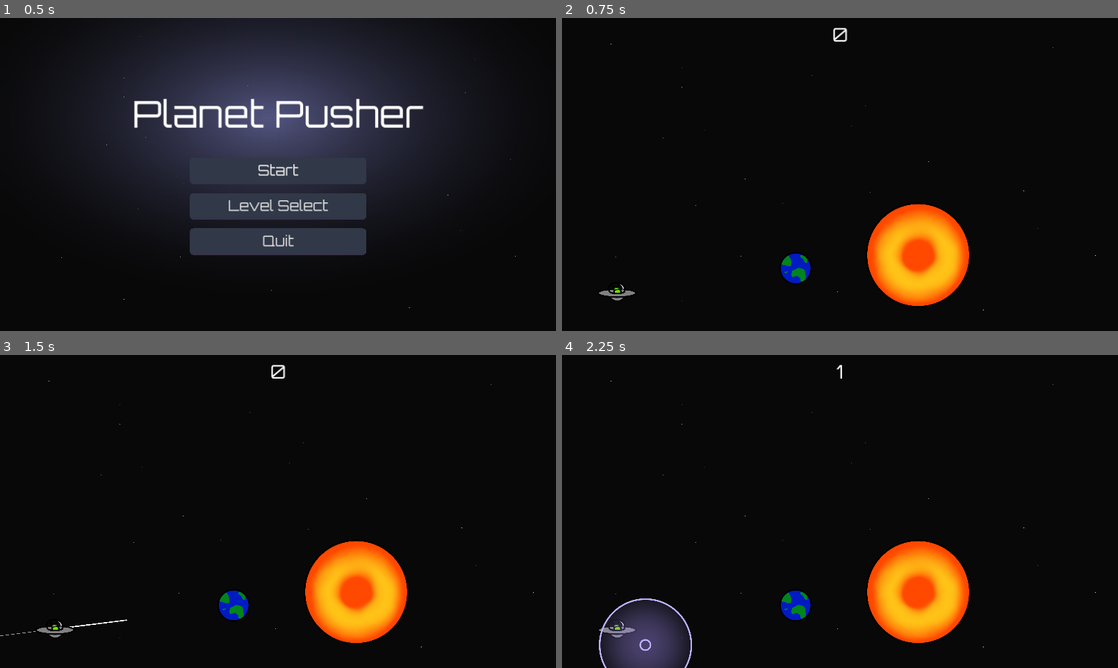
Above: before the commit, frames 1-4 (two rows, left to right).
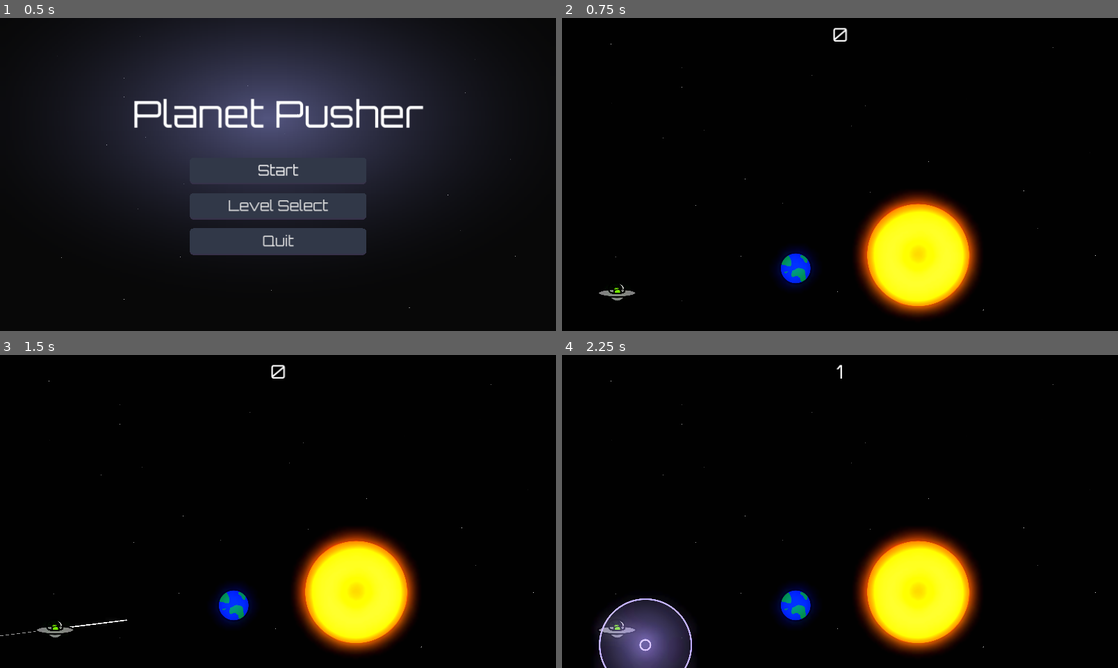
Above: after the commit, the same moments.

Repository: Afterglow375/godot_jam_03
Game: Godot game, scene res://scenes/ui/main_menu.tscn
Same seed, same stepped clock (60 frames per second), same inputs: the game is played once before the commit and once after it.
Inputs (mouse positions are in pixels of both pictures, inside the frame that each line leads up to):
- Up to frame 1 (0.5 s): no input
- Up to frame 2 (0.75 s): click "Start" at 0.5 s
- Up to frame 3 (1.5 s): tap Enter at 1.25 s; drag from (55, 630) to (355, 592) at 1.27 s
- Up to frame 4 (2.25 s): drag from (728, 527) to (617, 630) at 2.02 s

Frame 1 is identical in both runs. In frame 2, 7.6% of the frame differs, in the area x 38-76%, y 55-96%; in frame 3, 7.6%; in frame 4, 8.3%, in the area x 6-76%, y 55-98%.

Commit message:
add world environment with glow to each level

Diff:
--- a/scenes/levels/level_1.tscn
+++ b/scenes/levels/level_1.tscn
@@ -1,10 +1,11 @@
-[gd_scene load_steps=9 format=3 uid="uid://bv7v1282myvla"]
+[gd_scene load_steps=10 format=3 uid="uid://bv7v1282myvla"]
 
 [ext_resource type="Script" path="res://scripts/systems/level.gd" id="1_sxrjf"]
 [ext_resource type="PackedScene" uid="uid://ctfq16ucdtgys" path="res://scenes/entities/spaceship.tscn" id="2_rb7ic"]
 [ext_resource type="PackedScene" uid="uid://861gfsuj7lom" path="res://scenes/entities/earth.tscn" id="3_txab0"]
 [ext_resource type="PackedScene" uid="uid://bk1ng8ft4k13r" path="res://scenes/entities/sun.tscn" id="4_3tws1"]
 [ext_resource type="Texture2D" uid="uid://cydcmq3u4et4h" path="res://assets/sprites/background.png" id="5_xxeux"]
+[ext_resource type="PackedScene" uid="uid://cretaomdthfnc" path="res://scenes/levels/world_environment.tscn" id="6_aa1rh"]
 
 [sub_resource type="PhysicsMaterial" id="PhysicsMaterial_cpj0v"]
 friction = 0.0
@@ -97,3 +98,5 @@
 position = Vector2(1950, 1043)
 scale = Vector2(1.05741, 1.05741)
 texture = ExtResource("5_xxeux")
+
+[node name="WorldEnvironment" parent="." instance=ExtResource("6_aa1rh")]
--- a/scenes/levels/level_2.tscn
+++ b/scenes/levels/level_2.tscn
@@ -1,10 +1,11 @@
-[gd_scene load_steps=9 format=3 uid="uid://6sgn2tbvxsie"]
+[gd_scene load_steps=10 format=3 uid="uid://6sgn2tbvxsie"]
 
 [ext_resource type="Script" path="res://scripts/systems/level.gd" id="1_pjvny"]
 [ext_resource type="PackedScene" uid="uid://ctfq16ucdtgys" path="res://scenes/entities/spaceship.tscn" id="2_hylch"]
 [ext_resource type="PackedScene" uid="uid://861gfsuj7lom" path="res://scenes/entities/earth.tscn" id="3_efpp3"]
 [ext_resource type="PackedScene" uid="uid://bk1ng8ft4k13r" path="res://scenes/entities/sun.tscn" id="4_63k5r"]
 [ext_resource type="Texture2D" uid="uid://cydcmq3u4et4h" path="res://assets/sprites/background.png" id="5_gdxui"]
+[ext_resource type="PackedScene" uid="uid://cretaomdthfnc" path="res://scenes/levels/world_environment.tscn" id="6_oplmq"]
 
 [sub_resource type="PhysicsMaterial" id="PhysicsMaterial_cpj0v"]
 friction = 0.0
@@ -114,3 +115,5 @@
 position = Vector2(1896, 1080)
 scale = Vector2(1.05926, 1.05926)
 texture = ExtResource("5_gdxui")
+
+[node name="WorldEnvironment" parent="." instance=ExtResource("6_oplmq")]
--- a/scenes/levels/level_3.tscn
+++ b/scenes/levels/level_3.tscn
@@ -1,10 +1,11 @@
-[gd_scene load_steps=10 format=3 uid="uid://bs8doyh74vmn4"]
+[gd_scene load_steps=11 format=3 uid="uid://bs8doyh74vmn4"]
 
 [ext_resource type="Script" path="res://scripts/systems/level.gd" id="1_bq1fo"]
 [ext_resource type="PackedScene" uid="uid://ctfq16ucdtgys" path="res://scenes/entities/spaceship.tscn" id="2_mypxp"]
 [ext_resource type="PackedScene" uid="uid://861gfsuj7lom" path="res://scenes/entities/earth.tscn" id="3_yccj3"]
 [ext_resource type="PackedScene" uid="uid://bk1ng8ft4k13r" path="res://scenes/entities/sun.tscn" id="4_furej"]
 [ext_resource type="Texture2D" uid="uid://cydcmq3u4et4h" path="res://assets/sprites/background.png" id="5_vndhq"]
+[ext_resource type="PackedScene" uid="uid://cretaomdthfnc" path="res://scenes/levels/world_environment.tscn" id="6_xvwgs"]
 
 [sub_resource type="PhysicsMaterial" id="PhysicsMaterial_cpj0v"]
 friction = 0.0
@@ -118,3 +119,5 @@
 position = Vector2(1880, 1096)
 scale = Vector2(1.05926, 1.05926)
 texture = ExtResource("5_vndhq")
+
+[node name="WorldEnvironment" parent="." instance=ExtResource("6_xvwgs")]
--- /dev/null
+++ b/scenes/levels/world_environment.tscn
@@ -0,0 +1,10 @@
+[gd_scene load_steps=2 format=3 uid="uid://cretaomdthfnc"]
+
+[sub_resource type="Environment" id="Environment_pf8xo"]
+background_mode = 3
+glow_enabled = true
+glow_intensity = 4.08
+glow_hdr_threshold = 0.0
+
+[node name="WorldEnvironment" type="WorldEnvironment"]
+environment = SubResource("Environment_pf8xo")
